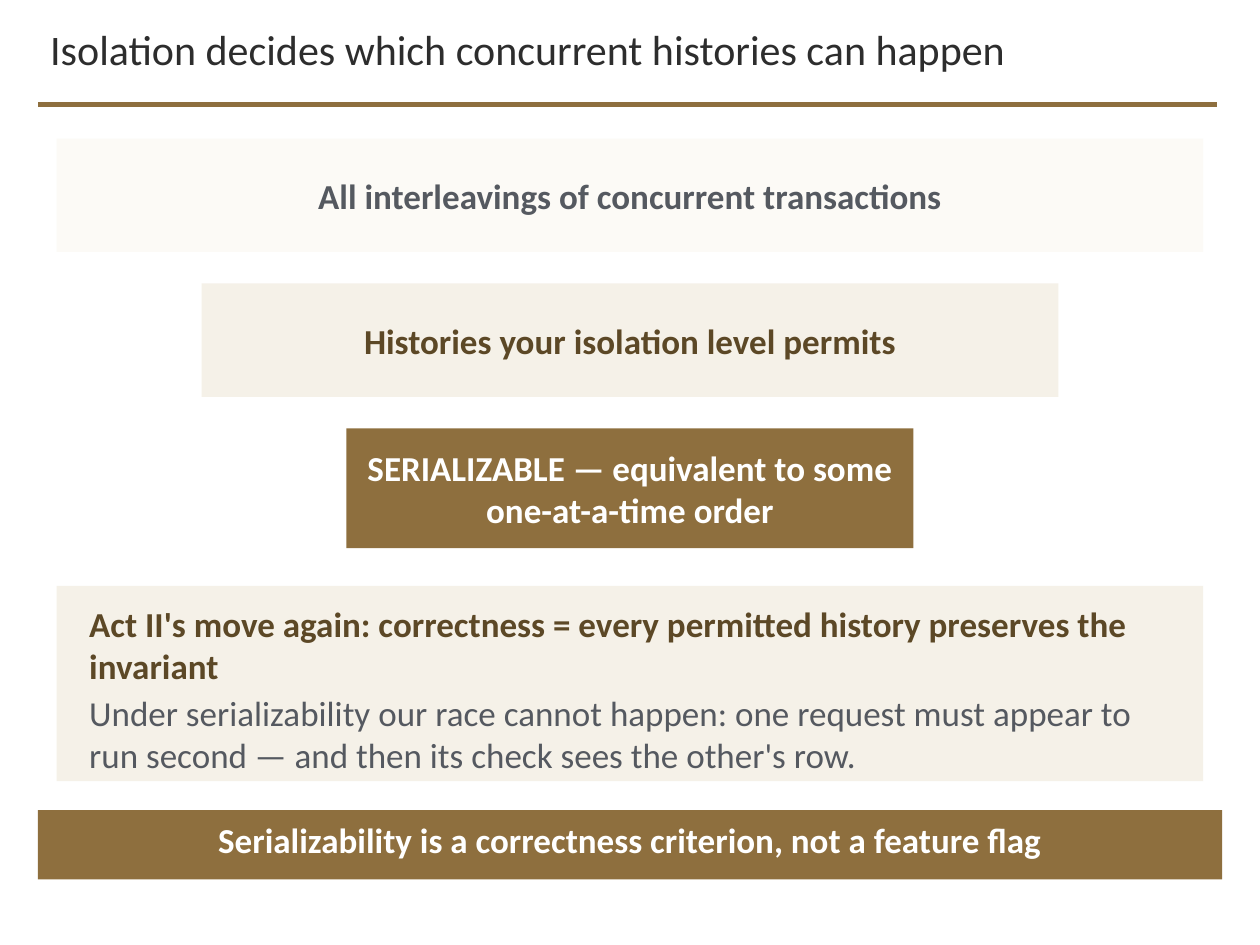
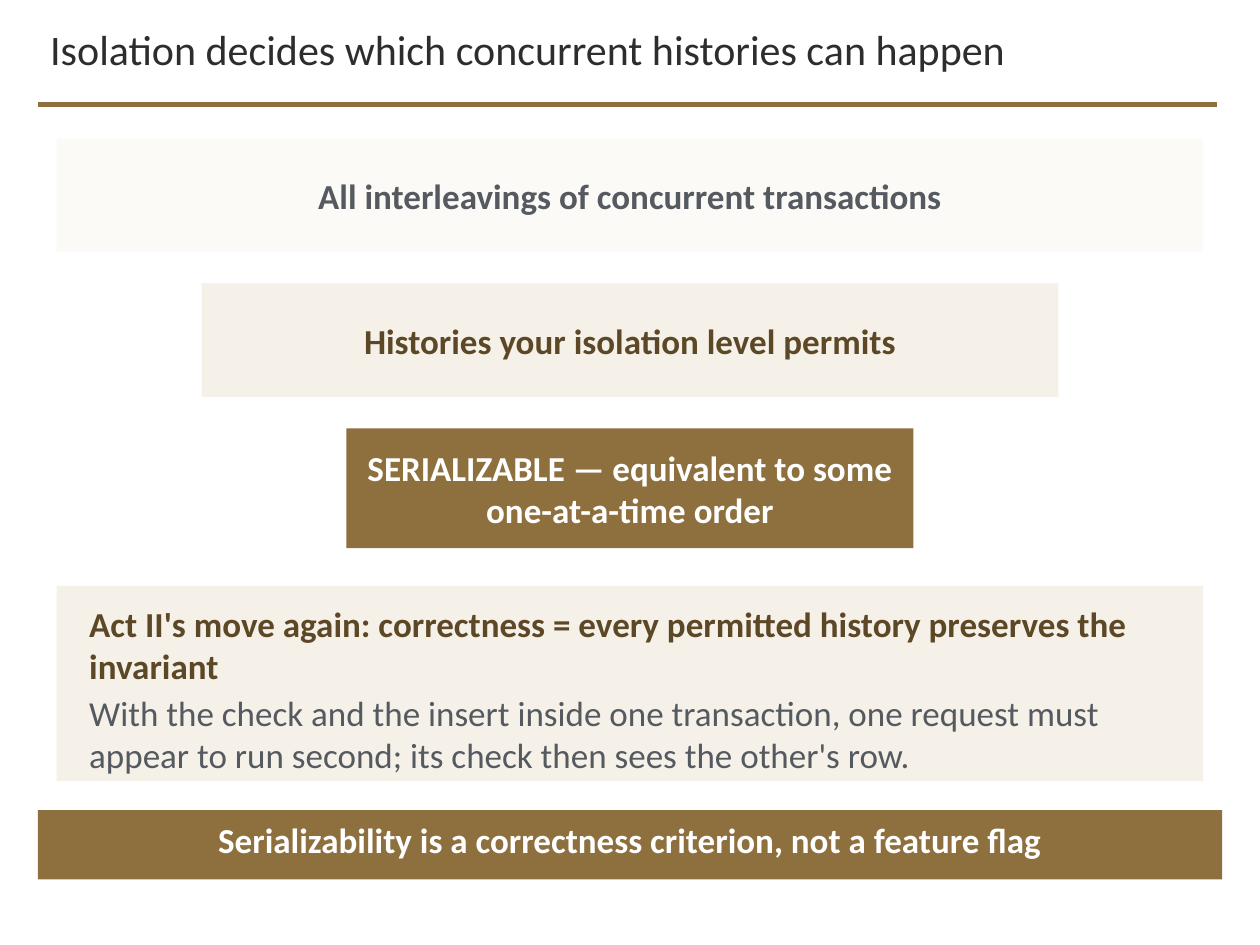
Before and after one commit to davisjam/model-based-agentic-software-engineering, a slide deck: slide 21 of course/lectures/act-3-software-in-the-world/02-compute-environments-and-data-management/3-2-Data-Management.pptx. Drawn at 1260x945 pixels with LibreOffice and Linux fonts; fonts in the diff are those of the drawing; background and template pictures are left out. Boxes give left, top, right and bottom in pixels: in the first picture for what was removed or moved away, otherwise in the second. Text is boxed around its words. In the diff, an @@ line names an element or a change of style, - is before the commit and + after.

```diff
--- a/course/lectures/act-3-software-in-the-world/02-compute-environments-and-data-management/3-2-Data-Management.pptx
+++ b/course/lectures/act-3-software-in-the-world/02-compute-environments-and-data-management/3-2-Data-Management.pptx
@@ text at (x1=89, y1=701, x2=1098, y2=774): text changed @@
-Under serializability our race cannot happen: one request must appear to run second — and then its check sees the other's row.
+With the check and the insert inside one transaction, one request must appear to run second; its check then sees the other's row.
```
Also in this commit, not shown: 11 other slides changed.
